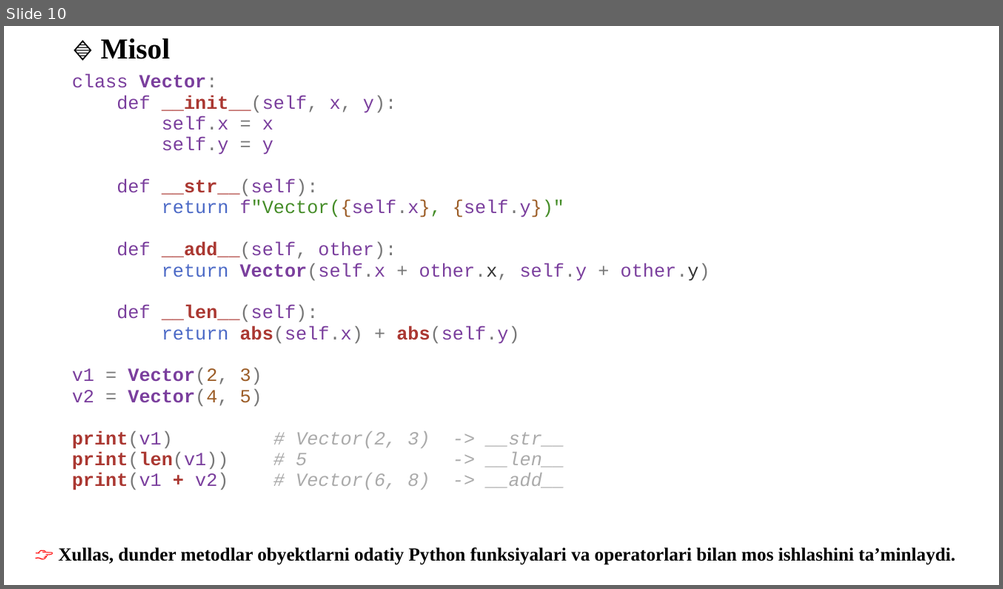
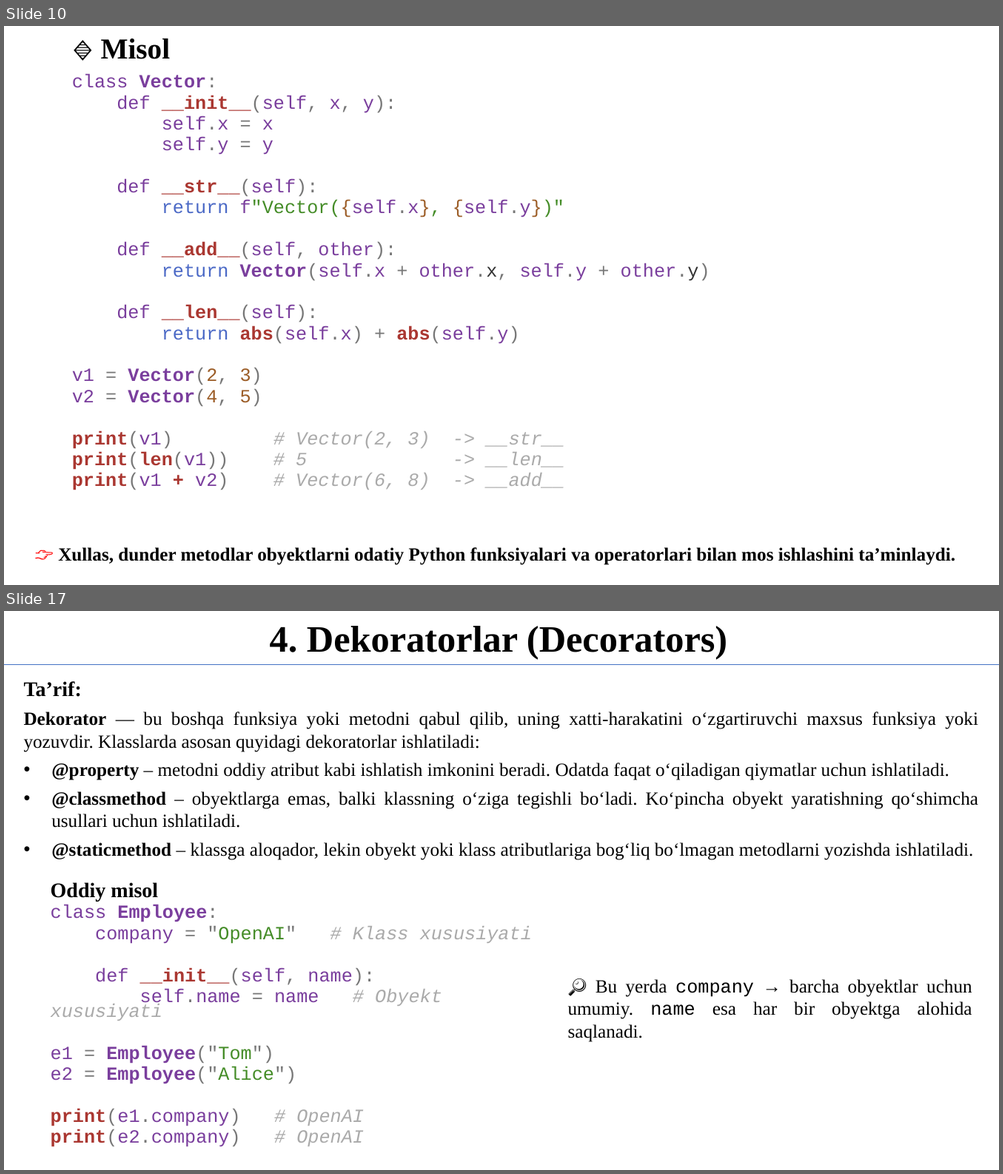
Before and after one commit to qwerty291996/2025-2026, a slide deck: Dars materiallari 2025-2026/Python dasturlash tili 2025-2026/5-kurs/1.13 Vorislik/1.13 Vorislik.pptx. Shown one above the other, each under a label of ours: slide 10 before the commit, slides 10 and 17 after it; the slides between them are not shown. The pictures are 1003x589 and 1003x1174 pixels, drawn with LibreOffice and Linux fonts; fonts in the diff are those of the drawing. Boxes give left, top, right and bottom in pixels: in the first picture for what was removed or moved away, otherwise in the second. Text is boxed around its words. In the diff, an @@ line names an element or a change of style, - is before the commit and + after.

```diff
--- a/Dars materiallari 2025-2026/Python dasturlash tili 2025-2026/5-kurs/1.13 Vorislik/1.13 Vorislik.pptx
+++ b/Dars materiallari 2025-2026/Python dasturlash tili 2025-2026/5-kurs/1.13 Vorislik/1.13 Vorislik.pptx
@@ slide 17 added at (x1=4, y1=611, x2=999, y2=1170), background #FFFFFF @@
@@ text added at (x1=270, y1=626, x2=727, y2=659), 36 pt, text #000000, bold @@
+4. Dekoratorlar (Decorators)
@@ line added from (4, 665) to (999, 665), #4472C4 0.5 pt @@
@@ text added at (x1=24, y1=681, x2=978, y2=860), 18 pt, text #000000 @@
+Ta’rif:
+Dekorator — bu boshqa funksiya yoki metodni qabul qilib, uning xatti-harakatini o‘zgartiruvchi maxsus funksiya yoki yozuvdir. Klasslarda asosan quyidagi dekoratorlar ishlatiladi:
+• @property – metodni oddiy atribut kabi ishlatish imkonini beradi. Odatda faqat o‘qiladigan qiymatlar uchun ishlatiladi.
+• @classmethod – obyektlarga emas, balki klassning o‘ziga tegishli bo‘ladi. Ko‘pincha obyekt yaratishning qo‘shimcha usullari uchun ishlatiladi.
+• @staticmethod – klassga aloqador, lekin obyekt yoki klass atributlariga bog‘liq bo‘lmagan metodlarni yozishda ishlatiladi.
@@ text added at (x1=51, y1=883, x2=532, y2=1147), 18 pt, text #7A3E9D @@
+Oddiy misol
+class Employee:
+company = "OpenAI" # Klass xususiyati
+def __init__(self, name):
+self.name = name # Obyekt xususiyati
+e1 = Employee("Tom")
+e2 = Employee("Alice")
+print(e1.company) # OpenAI
+print(e2.company) # OpenAI
@@ text added at (x1=568, y1=980, x2=972, y2=1042), 18 pt, text #000000 @@
+🔎 Bu yerda company → barcha obyektlar uchun umumiy. name esa har bir obyektga alohida saqlanadi.
```
Also in this commit, not shown: 2 slides changed, 10 other slides added, 2 other files.
